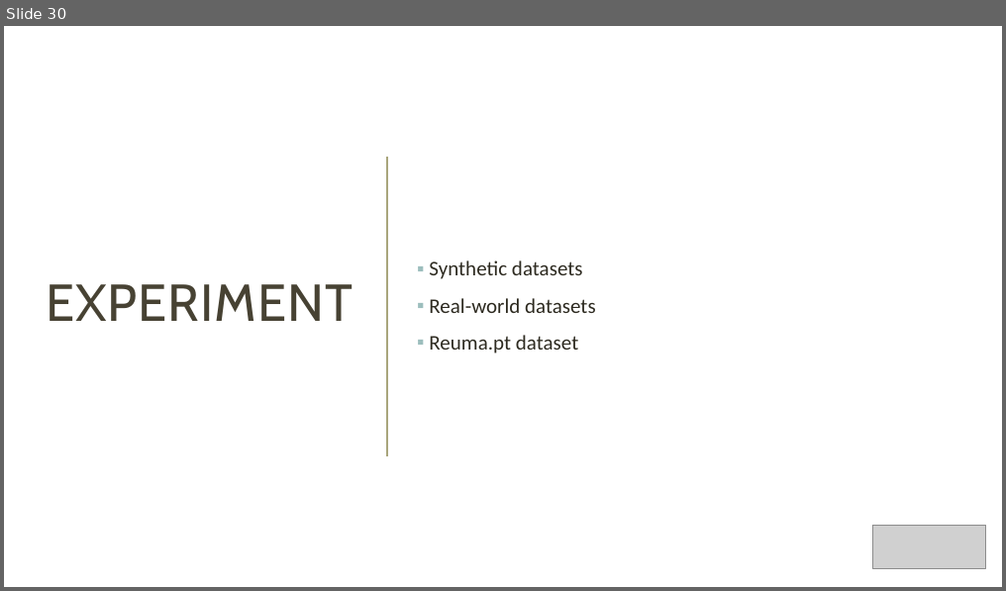
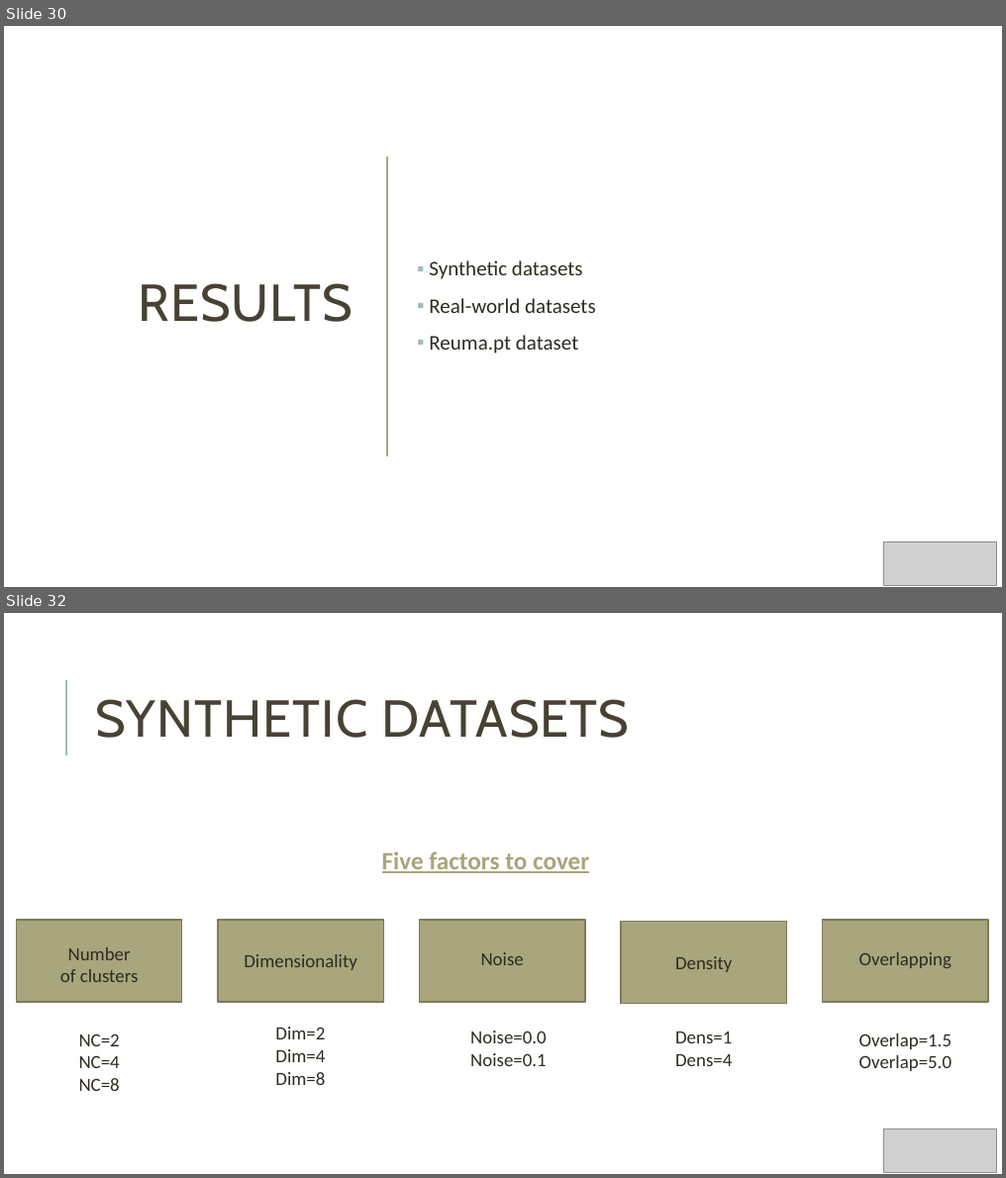
Before and after one commit to Nuno09/MscThesis, a slide deck: Dissertacao/apresentação_tese.pptx. Shown one above the other, each under a label of ours: slide 30 before the commit, slides 30 and 32 after it; the slides between them are not shown. The pictures are 1006x591 and 1006x1178 pixels, drawn with LibreOffice and Linux fonts; fonts in the diff are those of the drawing; grey boxes stand for pictures. Boxes give left, top, right and bottom in pixels: in the first picture for what was removed or moved away, otherwise in the second. Text is boxed around its words. In the diff, an @@ line names an element or a change of style, - is before the commit and + after.

```diff
--- a/Dissertacao/apresentação_tese.pptx
+++ b/Dissertacao/apresentação_tese.pptx
@@ slide 32 added at (4, 613, 1002, 1174), background #FFFFFF @@
@@ line added from (66, 756) to (66, 680), #9CBEBD 1.5 pt @@
@@ title added at (95, 699, 629, 738), 50 pt, text #474233 @@
+SYNTHETIC DATASETS
@@ text added at (382, 852, 589, 873), 24 pt, text #A9A57C, bold, underline @@
+Five factors to cover
@@ rectangle added at (17, 920, 182, 1002), fill #A9A57C, outline #7D7A5C 1.25 pt @@
@@ rectangle added at (218, 920, 383, 1002), fill #A9A57C, outline #7D7A5C 1.25 pt @@
@@ rectangle added at (420, 920, 585, 1002), fill #A9A57C, outline #7D7A5C 1.25 pt @@
@@ rectangle added at (621, 922, 786, 1004), fill #A9A57C, outline #7D7A5C 1.25 pt @@
@@ rectangle added at (823, 920, 988, 1002), fill #A9A57C, outline #7D7A5C 1.25 pt @@
@@ text added at (60, 948, 139, 982), 18 pt, text #2E2B21 @@
+Number of clusters
@@ text added at (244, 955, 356, 970), 18 pt, text #2E2B21 @@
+Dimensionality
@@ text added at (481, 953, 524, 965), 18 pt, text #2E2B21 @@
+Noise
@@ text added at (675, 957, 732, 972), 18 pt, text #2E2B21 @@
+Density
@@ text added at (859, 953, 951, 968), 18 pt, text #2E2B21 @@
+Overlapping
@@ text added at (275, 1027, 325, 1085), 18 pt, text #2E2B21 @@
+Dim=2
+Dim=4
+Dim=8
@@ text added at (79, 1034, 120, 1091), 18 pt, text #2E2B21 @@
+NC=2
+NC=4
+NC=8
@@ text added at (470, 1031, 547, 1066), 18 pt, text #2E2B21 @@
+Noise=0.0
+Noise=0.1
@@ text added at (675, 1032, 732, 1066), 18 pt, text #2E2B21 @@
+Dens=1
+Dens=4
@@ text added at (859, 1034, 951, 1071), 18 pt, text #2E2B21 @@
+Overlap=1.5
+Overlap=5.0
@@ picture added at (884, 1130, 997, 1173) @@
@@ slide 30 changed as well @@
@@ title at (138, 283, 352, 322): text changed @@
-EXPERIMENT
+RESULTS
@@ picture: place and size @@
-picture at (873, 525, 986, 569)
+picture at (884, 543, 997, 586)
```
Also in this commit, not shown: 29 other slides changed, 23 other slides added, 2 slides removed.
